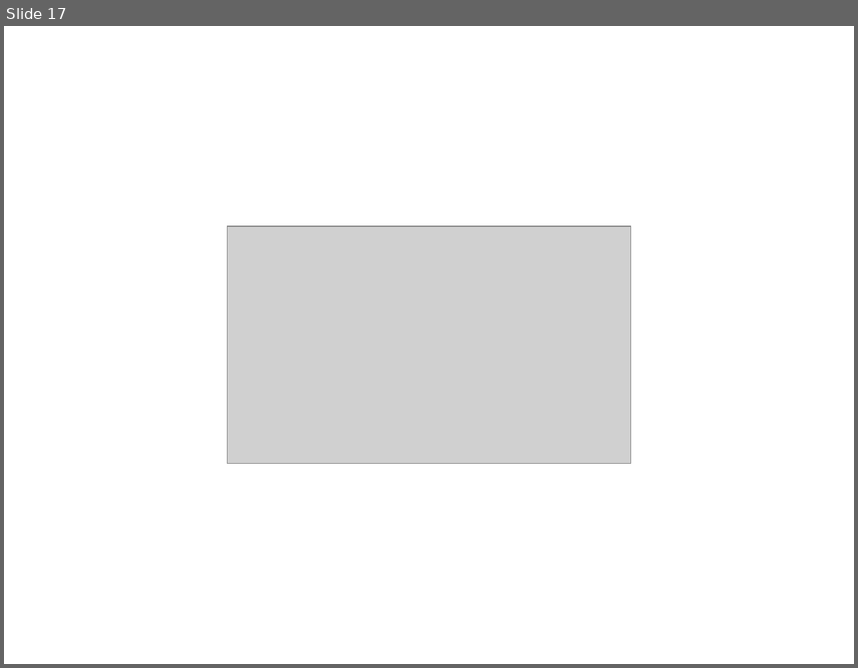
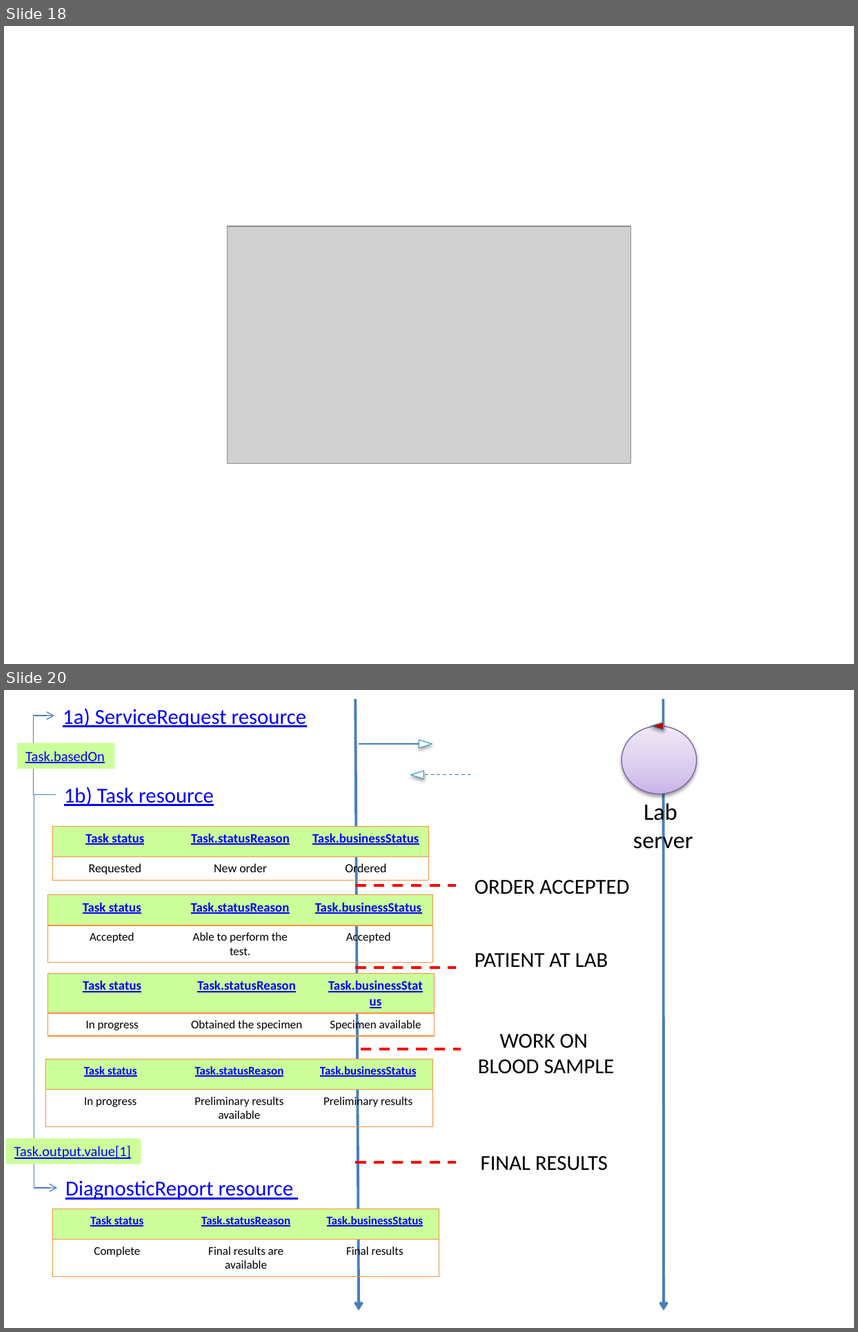
Before and after one commit to anatali/natMaterial, a slide deck: health/userDocs/UniboFhirFigs.pptx. Shown one above the other, each under a label of ours: slide 17 before the commit, slides 18 and 20 after it; the slides between them are not shown. The pictures are 858x668 and 858x1332 pixels, drawn with LibreOffice and Linux fonts; fonts in the diff are those of the drawing; grey boxes stand for pictures. Boxes give left, top, right and bottom in pixels: in the first picture for what was removed or moved away, otherwise in the second. Text is boxed around its words. In the diff, an @@ line names an element or a change of style, - is before the commit and + after.

```diff
--- a/health/userDocs/UniboFhirFigs.pptx
+++ b/health/userDocs/UniboFhirFigs.pptx
@@ slide 20 added at [4, 690, 854, 1328], background #FFFFFF @@
@@ text added at [63, 708, 307, 727], 18 pt, text #0000FF, underline @@
+1a) ServiceRequest resource
@@ arrow added from (355, 700) to (359, 1310), #4B7EBC 2.25 pt @@
@@ arrow added from (664, 700) to (664, 1310), #4B7EBC 2.25 pt @@
@@ elbow arrow added from (56, 795) to (54, 716), #4B7EBC 0.75 pt @@
@@ ellipse added at [622, 726, 697, 793], fill gradient #C9B5E8 to #D8CBEE to #F0EAF9, outline #7D60A0 0.75 pt @@
@@ triangle added at [651, 722, 664, 730], fill #C00000, outline #46AAC5 0.75 pt @@
@@ rectangle added at [18, 742, 114, 768], fill #CCFF99, 12 pt, text #0000FF, underline @@
+Task.basedOn
@@ line added from (359, 744) to (419, 744), #4B7EBC 0.75 pt @@
@@ triangle added at [419, 740, 432, 748], fill #FFFFFF, outline #46AAC5 0.75 pt @@
@@ triangle added at [410, 771, 423, 778], fill #FFFFFF, outline #46AAC5 0.75 pt @@
@@ text added at [64, 787, 214, 806], 18 pt, text #0000FF, underline @@
+1b) Task resource
@@ line added from (413, 775) to (473, 775), #4B7EBC 0.75 pt dashed @@
@@ elbow arrow added from (56, 795) to (58, 1187), #4B7EBC 0.75 pt @@
@@ text added at [633, 800, 693, 854], 20 pt, text #000000 @@
+Lab
+server
@@ table added at [52, 826, 428, 880], 2 rows, 3 columns @@
+Task status | Task.statusReason | Task.businessStatus
+Requested | New order | Ordered
@@ table added at [47, 895, 432, 962], 2 rows, 3 columns @@
+Task status | Task.statusReason | Task.businessStatus
+Accepted | Able to perform the test. | Accepted
@@ line added from (355, 885) to (455, 885), #FF0000 2.25 pt dashed @@
@@ text added at [475, 880, 629, 894], 18 pt, text #000000 @@
+ORDER ACCEPTED
@@ text added at [475, 953, 608, 967], 18 pt, text #000000 @@
+PATIENT AT LAB
@@ table added at [47, 973, 434, 1079], 2 rows, 3 columns @@
+Task status | Task.statusReason | Task.businessStatus
+In progress | Obtained the specimen | Specimen available
@@ line added from (355, 967) to (455, 967), #FF0000 2.25 pt dashed @@
@@ text added at [478, 1034, 615, 1074], 18 pt, text #000000 @@
+WORK ON
+BLOOD SAMPLE
@@ table added at [45, 1059, 433, 1229], 2 rows, 3 columns @@
+Task status | Task.statusReason | Task.businessStatus
+In progress | Preliminary results available | Preliminary results
@@ line added from (360, 1049) to (461, 1049), #FF0000 2.25 pt dashed @@
@@ rectangle added at [5, 1138, 141, 1163], fill #CCFF99, 12 pt, text #0000FF, underline @@
+Task.output.value[1]
@@ line added from (355, 1162) to (455, 1162), #FF0000 2.25 pt dashed @@
@@ text added at [481, 1156, 608, 1170], 18 pt, text #000000 @@
+FINAL RESULTS
@@ text added at [65, 1180, 294, 1199], 18 pt, text #0000FF, underline @@
+DiagnosticReport resource
@@ table added at [52, 1209, 440, 1276], 2 rows, 3 columns @@
+Task status | Task.statusReason | Task.businessStatus
+Complete | Final results are available | Final results
@@ what was slide 17 is now slide 18 @@
```
Also in this commit, not shown: 1 other slide added, 2 other files.
